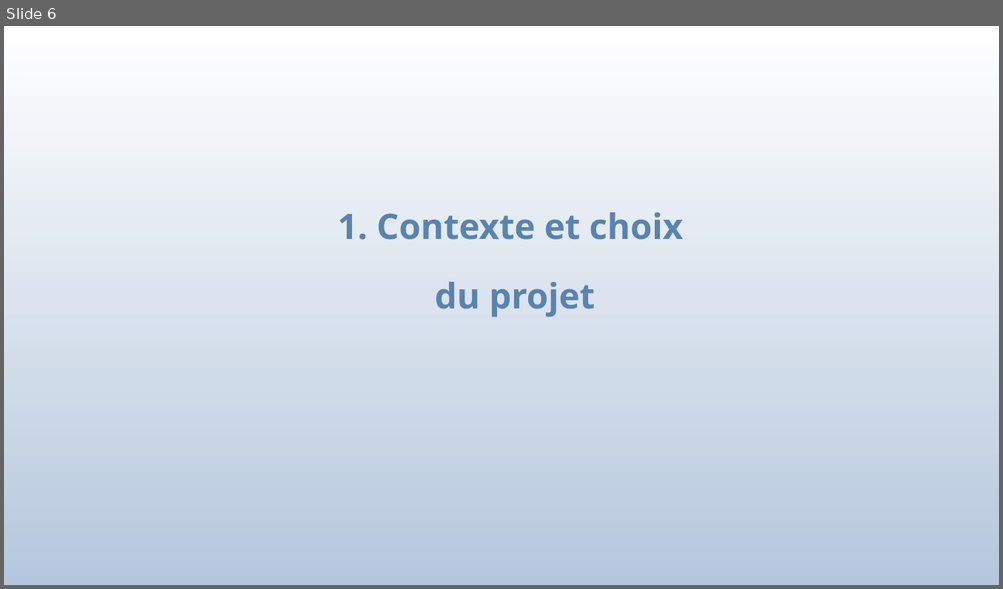
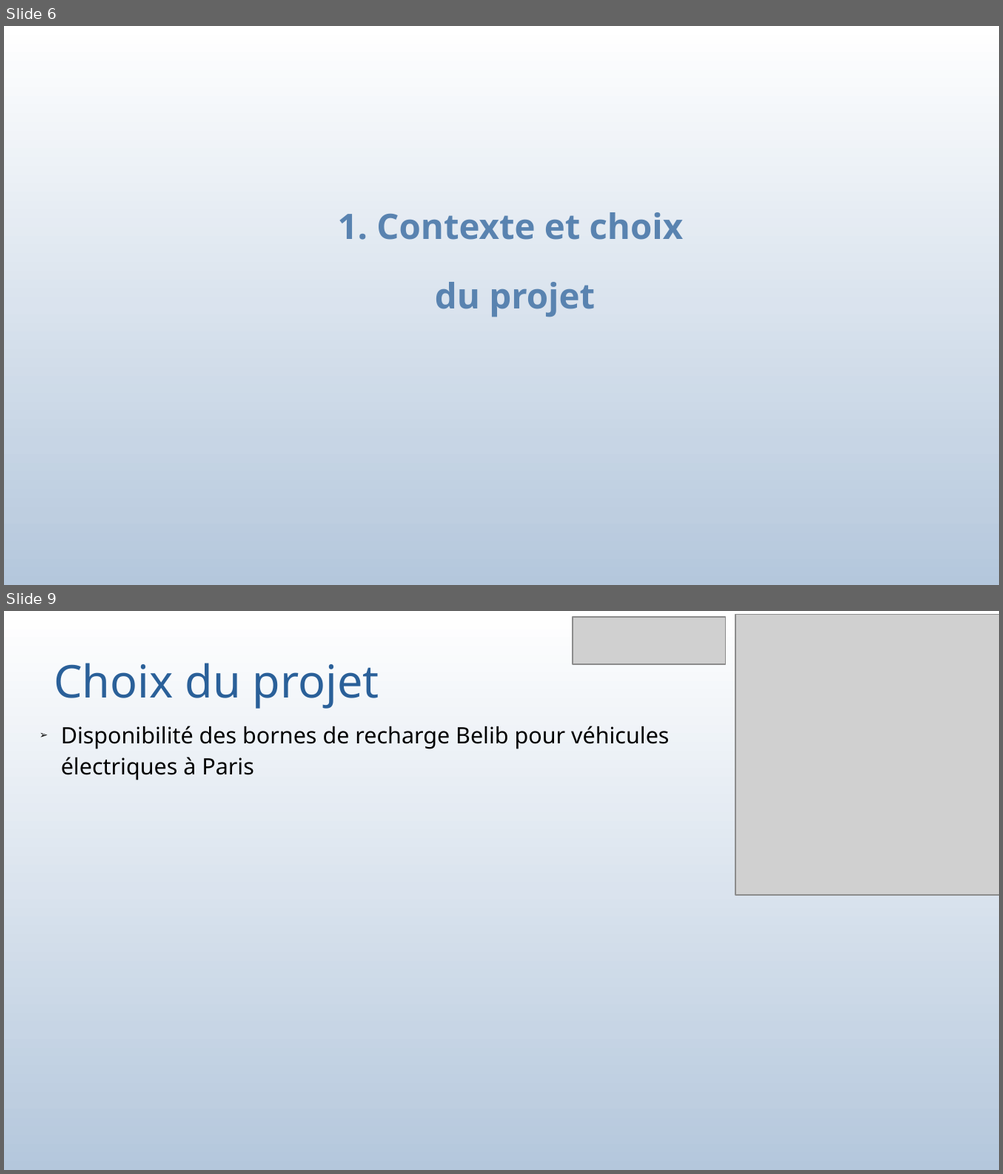
Before and after one commit to bauj/AJC_projet_belib, a slide deck: presentation_projetV2.odp. Shown one above the other, each under a label of ours: slide 6 before the commit, slides 6 and 9 after it; the slides between them are not shown. The pictures are 1003x589 and 1003x1174 pixels, drawn with LibreOffice and Linux fonts; fonts in the diff are those of the drawing; grey boxes stand for pictures. Boxes give left, top, right and bottom in pixels: in the first picture for what was removed or moved away, otherwise in the second. Text is boxed around its words. In the diff, an @@ line names an element or a change of style, - is before the commit and + after.

```diff
--- a/presentation_projetV2.odp
+++ b/presentation_projetV2.odp
@@ slide 9 added at [4, 611, 999, 1170], background gradient #FFFFFF to #FEFEFE to #FDFDFE to #FBFCFD to #FAFBFD to #F9FBFC @@
@@ picture added at [572, 618, 725, 664] @@
@@ picture added at [736, 615, 999, 895] @@
@@ title added at [54, 663, 379, 709], 36.1 pt, text #2A6099 @@
+Choix du projet
@@ subtitle added at [61, 726, 669, 780], 18 pt, text #000000 @@
+➢ Disponibilité des bornes de recharge Belib pour véhicules électriques à Paris
```
Also in this commit, not shown: 21 slides changed, 5 other files.
